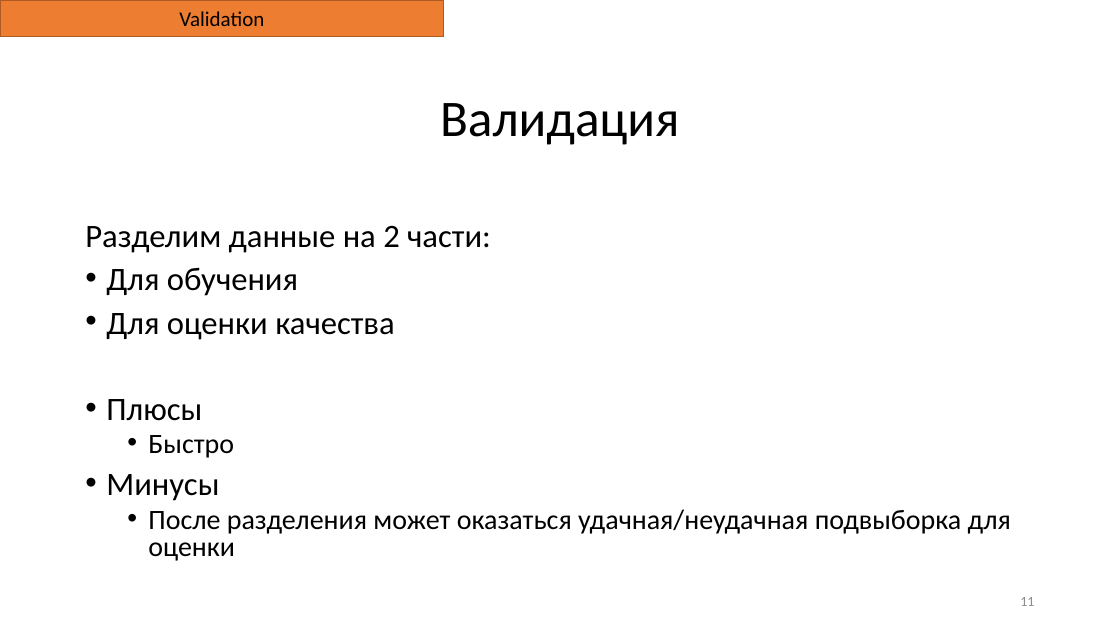
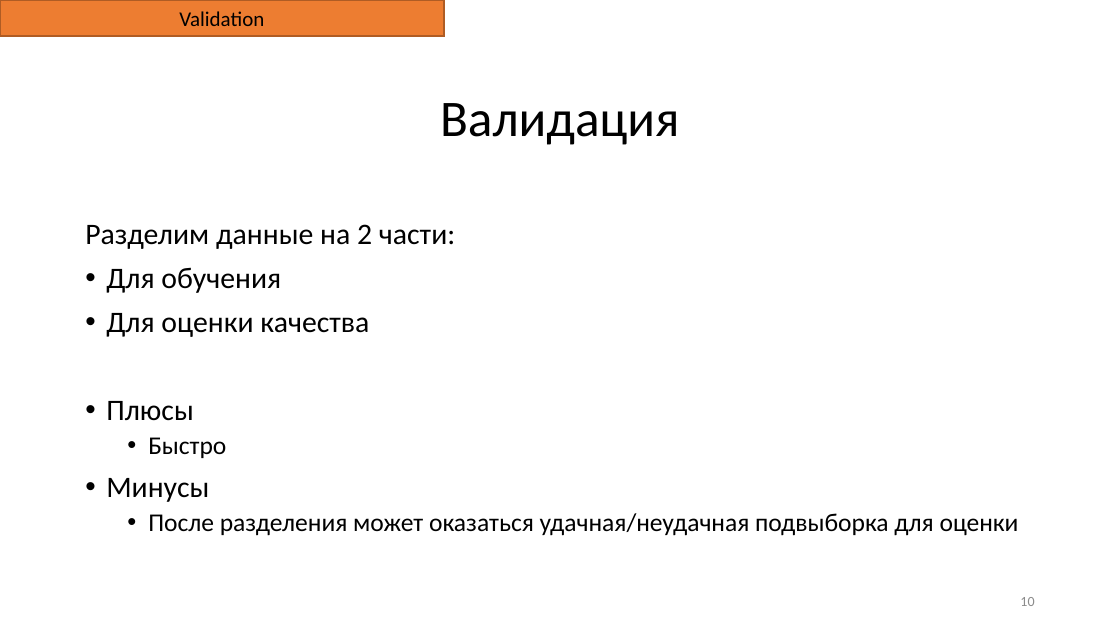
Before and after one commit to IMDxD/MLIsuct, a slide deck: slide 10 of fall2022/lectures/machine_learning_intro.pptx (slide 11 before the commit). Drawn at 1120x630 pixels with LibreOffice and Linux fonts; fonts in the diff are those of the drawing. Boxes give left, top, right and bottom in pixels: in the first picture for what was removed or moved away, otherwise in the second. Text is boxed around its words. In the diff, an @@ line names an element or a change of style, - is before the commit and + after.

```diff
--- a/fall2022/lectures/machine_learning_intro.pptx
+++ b/fall2022/lectures/machine_learning_intro.pptx
@@ text "Разделим данные на 2 части:" at (85, 224, 1019, 536): size 28 to 25.5 pt in "Разделим данные на 2 части:", "Для обучения", "Для оценки качества", "Плюсы" and 1 more places; size 24 to 21.8 pt in "Быстро", "После разделения может оказаться удачная/неудачная подвыборк ..."; line spacing 0.8 to 0.9 @@
@@ page number at (1020, 597, 1034, 606): text changed; text colour #8C8C8C to #8B8B8B @@
-11
+10
```
Also in this commit, not shown: 12 other slides changed, 1 slide removed, 1 other file.
